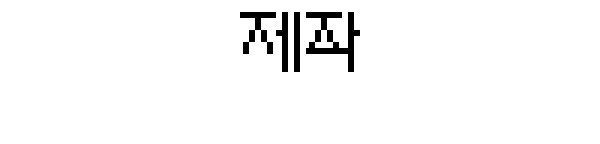
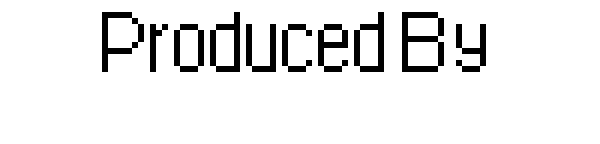
Two versions of the same layered image (600px x 144px). Layer-by-layer changes:
hid "Korean" over [240, 12, 360, 72]
showed "English", painted on it over [102, 12, 486, 72]
